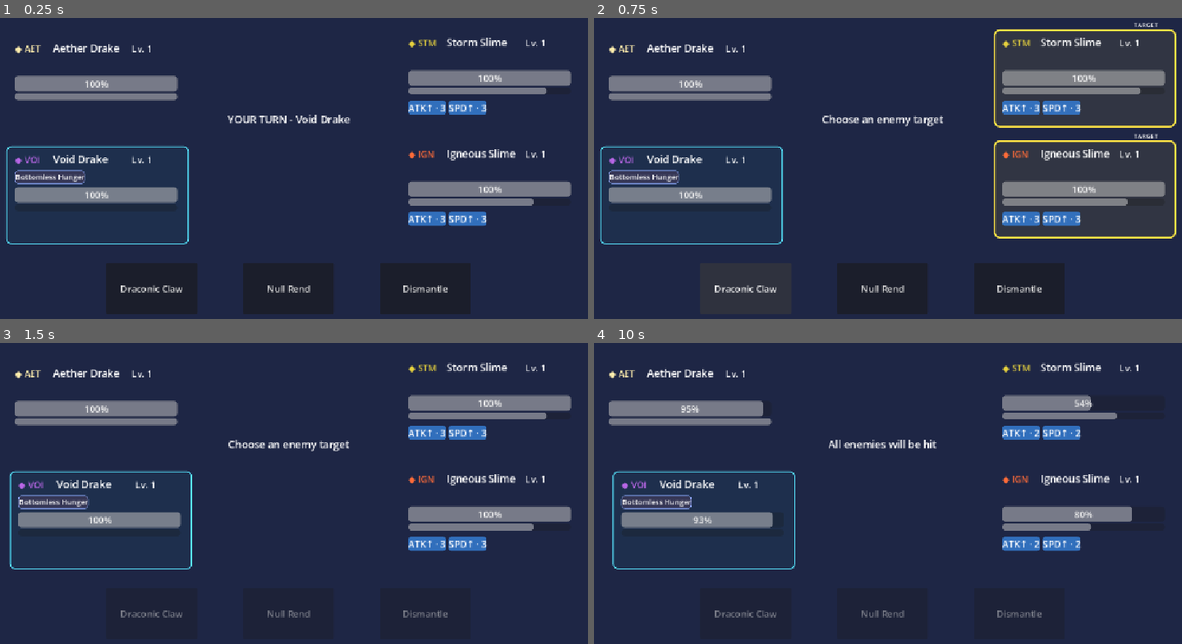
Above: before the commit, frames 1-4 (two rows, left to right).
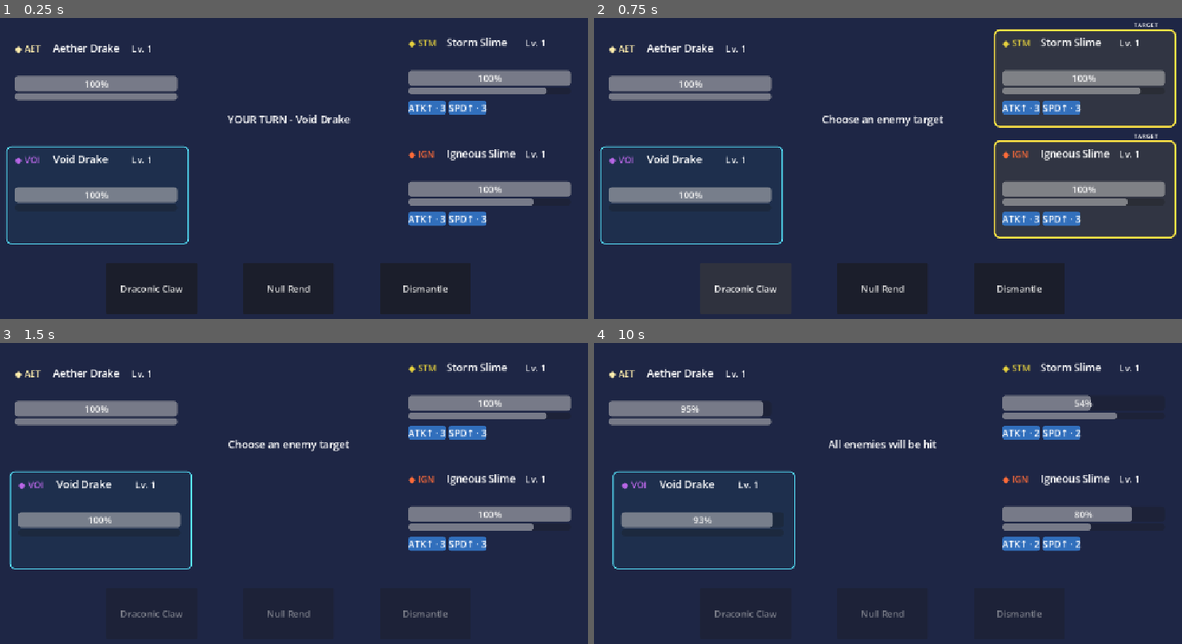
Above: after the commit, the same moments.

Repository: Akharyuu/monster-rpg
Game: Godot game, scene res://scenes/battle/battle_screen.tscn
The game is run twice, just before and just after one commit, with the same random seed, the same clock (stepped at 60 frames per second) and the same inputs.
Inputs (mouse positions are in pixels of both pictures, inside the frame that each line leads up to):
- Up to frame 1 (0.25 s): no input
- Up to frame 2 (0.75 s): click "Draconic Claw" at 0.5 s
- Up to frame 3 (1.5 s): click (493, 403) at 1.27 s
- Up to frame 4 (10 s): click "Null Rend" at 2 s; click "Sovereign Breath" at 2.75 s; click "Heaven's Decree" at 3.5 s; click "Draconic Claw" at 4.25 s; click "Heaven's Decree" at 5 s; tap Enter at 6.5, 8.75 s; tap Space at 7.25 s; click "Dismantle" at 9.5 s

The runs differ from the first frame. In frame 1, 0.4% of the frame differs, in the area x 2-15%, y 50-56%; in frame 2, 0.4%; in frame 3, 0.4%, in the area x 3-16%, y 50-56%; in frame 4, 0.4%.

Commit message:
Remove Bottomless Hunger from persistent battle states

Diff:
--- a/godot/scripts/factories/prototype_factory.gd
+++ b/godot/scripts/factories/prototype_factory.gd
@@ -297,8 +297,6 @@
         LEVEL_ONE_MULTIPLIER
     )
 
-    monster.special_states["bottomless_hunger"] = true
-
     return monster
 
 
